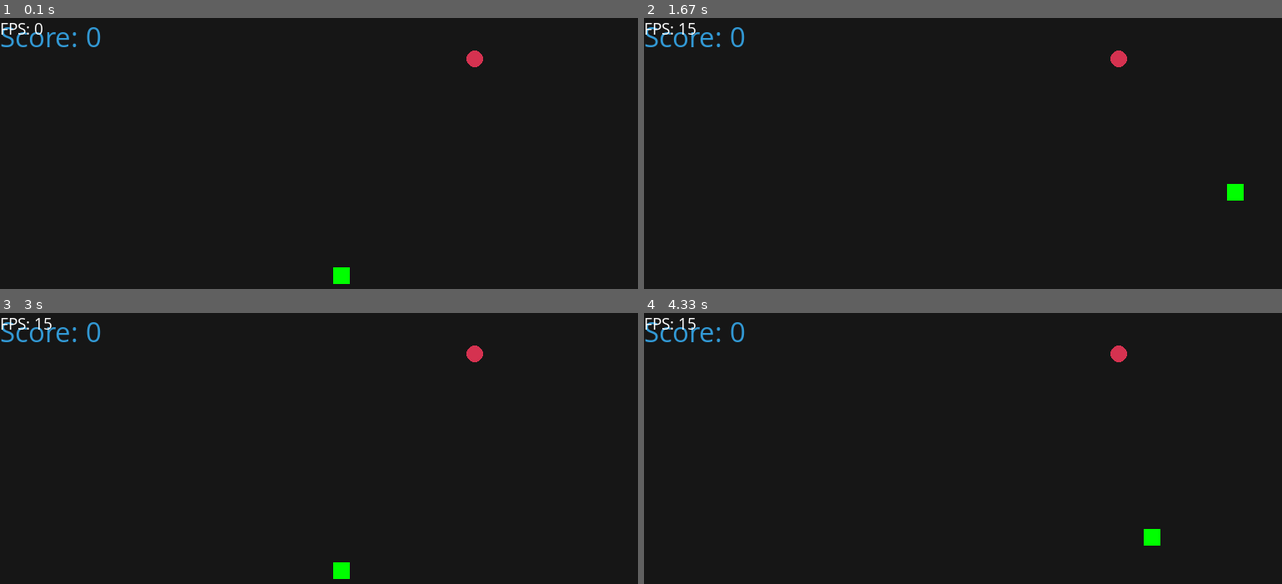
Above: before the commit, frames 1-4 (two rows, left to right).
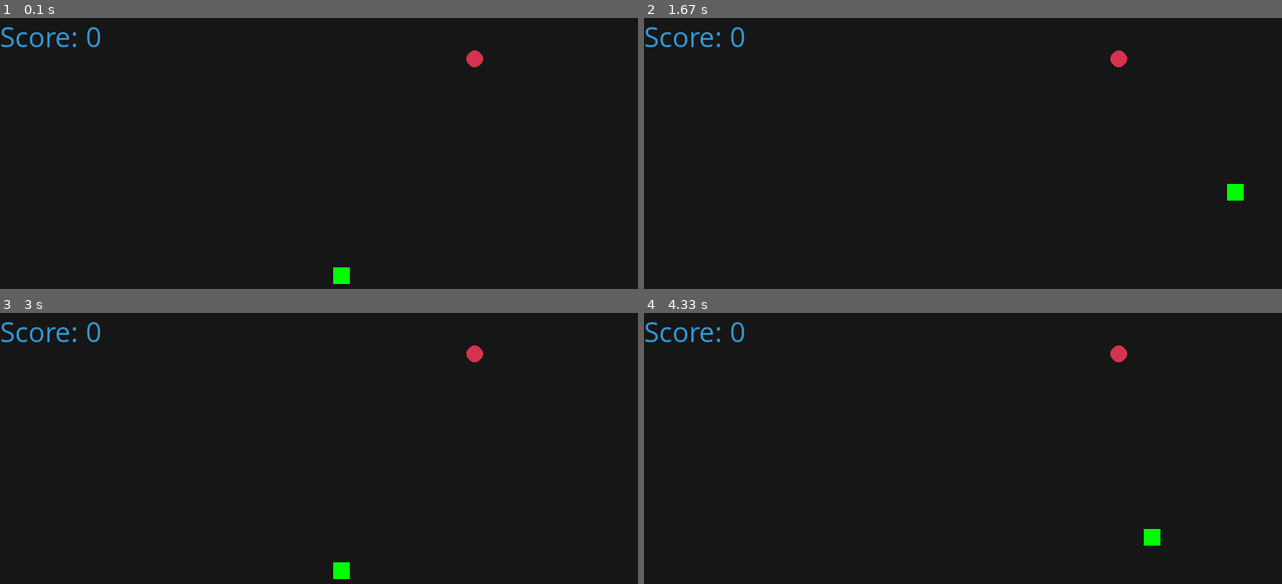
Above: after the commit, the same moments.

Repository: louis-sensai/sandbox-pygame
Game: pygame game, started from src/main.py
The game is run twice, just before and just after one commit, with the same random seed, the same clock (stepped at 60 frames per second) and the same inputs.
Inputs:
- Up to frame 1 (0.1 s): no input
- Up to frame 2 (1.67 s): hold Right 0.33-0.8 s; hold Up 0.83-1.13 s; hold Right 1.17-1.63 s
- Up to frame 3 (3 s): hold Left 1.67-2.2 s; hold Down 2.23-2.53 s; hold Left 2.57-2.97 s
- Up to frame 4 (4.33 s): hold Up 3-3.37 s; hold Right 3.4-4.03 s; hold Down from 4.07 s (still down)

The runs differ from the first frame. In frame 1, 0.1% of the frame differs, in the area x 0-7%, y 1-7%; in frame 2, 0.1%, in the area x 0-9%, y 1-7%; in frame 3, 0.1%; in frame 4, 0.1%.

Commit message:
feat: déplacer le compteur FPS dans le titre de la fenêtre
Co-authored-by: Louis <336655023+louis-sensai@users.noreply.github.com>

Diff:
--- a/src/main.py
+++ b/src/main.py
@@ -20,6 +20,7 @@
 # Set up the display
 screen = pygame.display.set_mode((WIDTH, HEIGHT))
 pygame.display.set_caption('Snake Game')
+fps_counter = "Snake Game"
 
 # Clock
 clock = pygame.time.Clock()
@@ -33,9 +34,7 @@
     value = score_font.render(f"Score: {score}", True, BLUE)
     screen.blit(value, [0, 0])
 
-def fps(fps_value):
-    value = fps_font.render(f"FPS: {int(fps_value)}", True, WHITE)
-    screen.blit(value, [0, 0])
+
 
 def message(msg, color):
     mesg = font_style.render(msg, True, color)
@@ -111,7 +110,8 @@
             pygame.draw.rect(screen, GREEN, [segment[0], segment[1], BLOCK_SIZE, BLOCK_SIZE])
 
         score(Length_of_snake - 1)
-        fps(clock.get_fps())
+        fps_counter = f"Snake Game | {int(clock.get_fps())} fps"
+        pygame.display.set_caption(fps_counter)
         pygame.display.update()
 
         # Handle pear spawning - only spawn if not currently on screen
